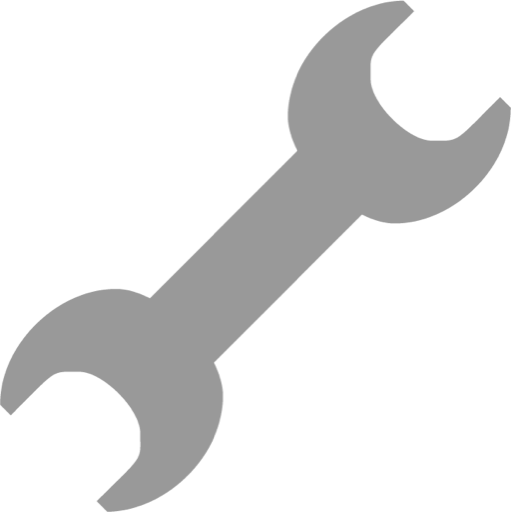
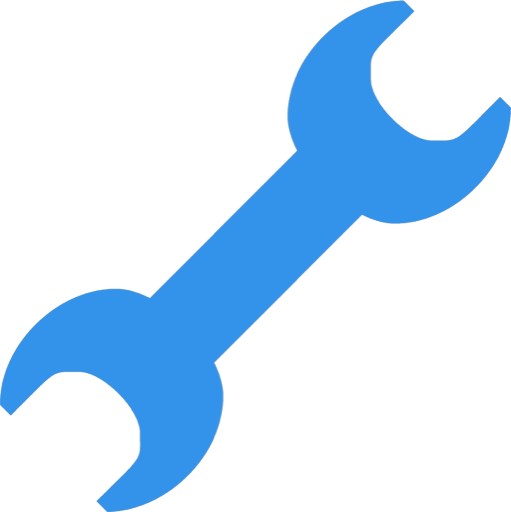
Before/after of a 511×512 layered artwork. What changed in the layer stack:
added layer "Layer 0 copy" above "Layer 0" over [0, 0, 511, 512]
